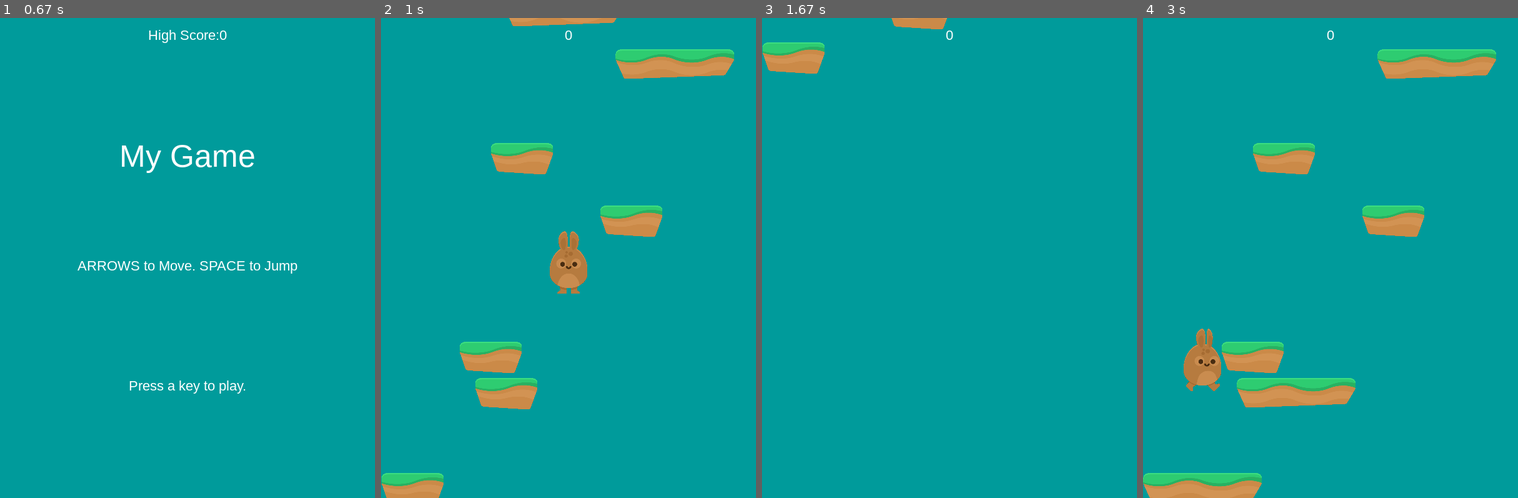
Above: before the commit, frames 1-4 (left to right).
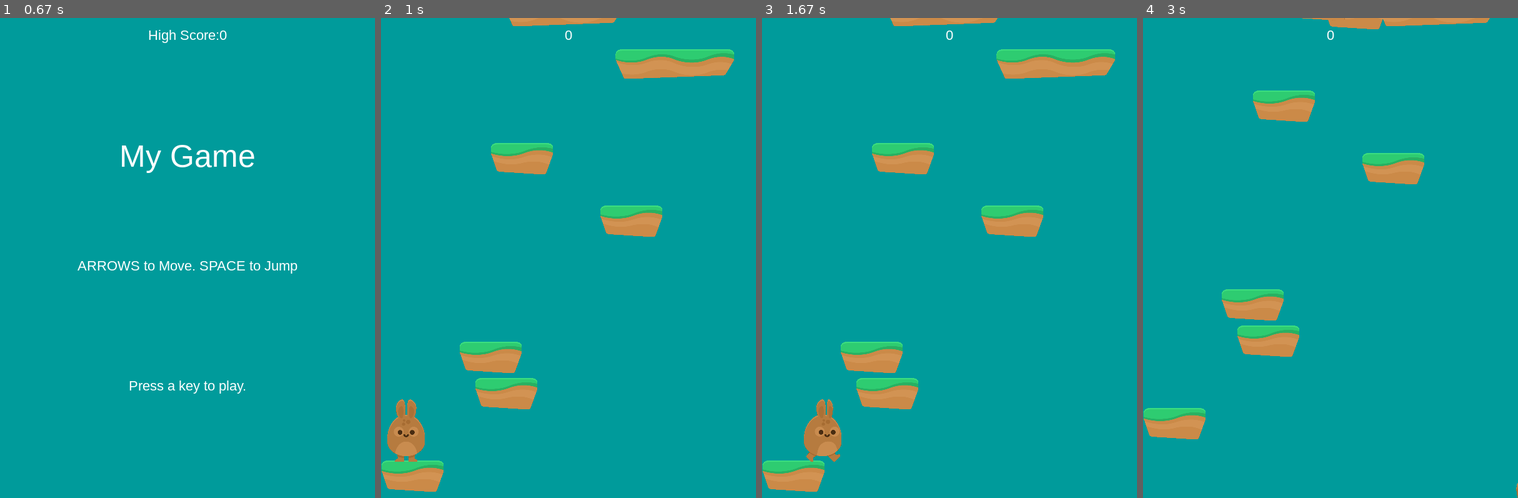
Above: after the commit, the same moments.

Repository: Akhliskun/PyRPG
Game: pygame game, started from main.py
Two runs of this game, one before a commit and one after it. Both use one fixed random seed, a clock stepped at 60 frames per second and the inputs below.
Inputs:
- Up to frame 1 (0.67 s): hold Right from 0.33 s (still down)
- Up to frame 2 (1 s): release Right at 0.8 s; tap Space at 0.83 s
- Up to frame 3 (1.67 s): hold Right from 1.33 s (still down)
- Up to frame 4 (3 s): release Right at 1.8 s; hold Left 1.83-2.37 s; hold Left 2.4-2.8 s; hold Right from 2.83 s (still down)

Frame 1 is identical in both runs. In frame 2, 2.8% of the frame differs, in the area x 0-55%, y 44-100%; in frame 3, 8.6%; in frame 4, 14%, in the area x 0-100%, y 0-100%.

Commit message:
* Made jumping a little more reliable * Player will now always spawm in a set location, Bottom Left corner. * Player sprite will always be ontop of platform tiles.

Diff:
--- a/highscore.txt
+++ /dev/null
@@ -1 +0,0 @@
-403
--- a/main.py
+++ b/main.py
@@ -62,7 +62,7 @@
     def update(self):
         # game loop - update
         self.all_sprites.update()
-        # print(str(int(self.clock.get_fps()))) # Display FPS in Console
+        print(str(int(self.clock.get_fps()))) # Display FPS in Console
 
         # Check if player hits a platform WHILE falling
         if self.player.vel.y > 0:
@@ -118,6 +118,7 @@
         # Game Loop - draw
         self.screen.fill(BGCOLOR)
         self.all_sprites.draw(self.screen)
+        self.screen.blit(self.player.image, self.player.rect)
         self.draw_text(str(self.score), 22, WHITE, WIDTH / 2, 15)
 
         pg.display.flip()
--- a/settings.py
+++ b/settings.py
@@ -32,7 +32,7 @@
 PLAYER_JUMPPOWER = 20
 
 # Starting Platforms
-PLATFORM_LIST = [(0, HEIGHT - 40),
+PLATFORM_LIST = [(0, HEIGHT - 60),
                  (WIDTH / 2 - 150, HEIGHT * 3 / 4),
                  (125, HEIGHT - 250),
                  (350, 300),
--- a/sprites.py
+++ b/sprites.py
@@ -30,8 +30,8 @@
         self.load_images()
         self.image = self.standing_frames[0]
         self.rect = self.image.get_rect()
-        self.rect.center = (WIDTH / 2, HEIGHT / 2)
-        self.pos = vec(WIDTH / 2, HEIGHT / 2)
+        self.rect.center = (40, HEIGHT - 100)
+        self.pos = vec(40, HEIGHT - 100)
         self.vel = vec(0, 0)
         self.acc = vec(0, 0)
 
@@ -57,9 +57,9 @@
 
     def jump(self):
         # Jump only if stating on a platform
-        self.rect.x += 1
+        self.rect.x += 2
         hits = pg.sprite.spritecollide(self, self.game.platforms, False)
-        self.rect.x -= 1
+        self.rect.x -= 2
         if hits:
             self.vel.y = -PLAYER_JUMPPOWER
 
